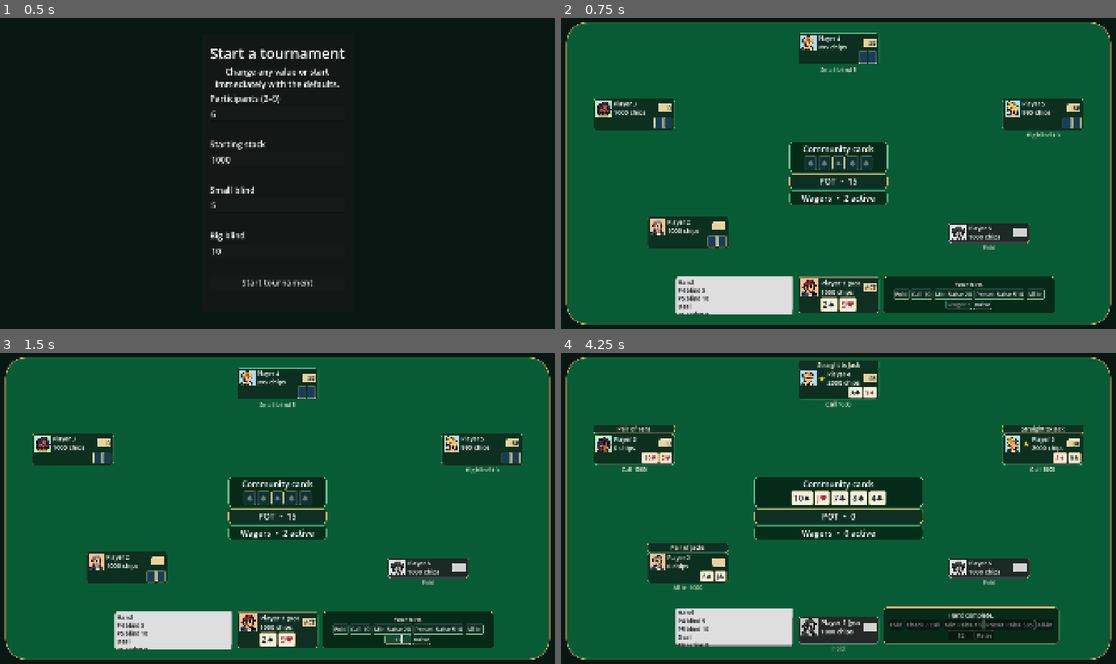
Above: before the commit, frames 1-4 (two rows, left to right).
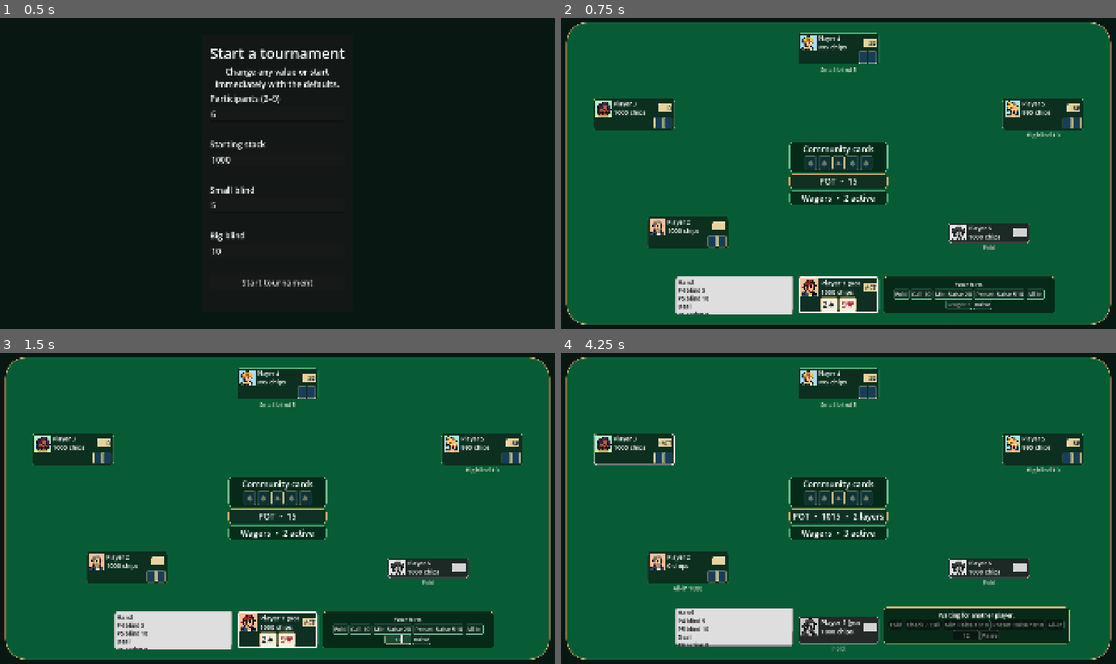
Above: after the commit, the same moments.

Repository: rofferdal/pokahdot
Game: Godot game, scene res://scenes/main.tscn
Same seed, same stepped clock (60 frames per second), same inputs: the game is played once before the commit and once after it.
Inputs (mouse positions are in pixels of both pictures, inside the frame that each line leads up to):
- Up to frame 1 (0.5 s): no input
- Up to frame 2 (0.75 s): click "Start tournament" at 0.5 s
- Up to frame 3 (1.5 s): click (399, 639) at 1.27 s; type "12" at 1.35 s
- Up to frame 4 (4.25 s): click "Fold" at 2 s; tap Enter at 2.75 s; move the mouse to (960, 492) at 2.77 s; hold Shift 2.78-3.5 s; click (960, 492) at 2.92 s; tap Space at 3.5 s; drag from (727, 524) to (810, 570) at 3.52 s

Frame 1 is identical in both runs. In frame 2, 0.2% of the frame differs, in the area x 42-58%, y 83-95%; in frame 3, 0.2%; in frame 4, 8.1%, in the area x 5-95%, y 2-94%.

Commit message:
Adding visible action progression in the game

Diff:
--- /dev/null
+++ b/resources/gui_action_timing_config.tres
@@ -0,0 +1,7 @@
+[gd_resource type="Resource" script_class="GuiActionTimingConfig" load_steps=2 format=3]
+
+[ext_resource type="Script" path="res://scripts/gui/gui_action_timing_config.gd" id="1_timing"]
+
+[resource]
+script = ExtResource("1_timing")
+default_pause_seconds = 2.0
--- a/scenes/poker_table.tscn
+++ b/scenes/poker_table.tscn
@@ -1,7 +1,8 @@
-[gd_scene load_steps=3 format=3]
+[gd_scene load_steps=4 format=3]
 
 [ext_resource type="Script" path="res://scripts/gui/poker_table_controller.gd" id="1_controller"]
 [ext_resource type="Theme" path="res://resources/gui_theme.tres" id="2_theme"]
+[ext_resource type="Resource" path="res://resources/gui_action_timing_config.tres" id="3_timing"]
 
 [node name="PokerTable" type="Control"]
 layout_mode = 3
@@ -12,6 +13,7 @@
 grow_vertical = 2
 theme = ExtResource("2_theme")
 script = ExtResource("1_controller")
+action_timing_config = ExtResource("3_timing")
 
 [node name="TableMargin" type="MarginContainer" parent="."]
 layout_mode = 1
--- a/scripts/core/hand_controller.gd
+++ b/scripts/core/hand_controller.gd
@@ -66,7 +66,7 @@
 	hand_number = current_hand_number
 
 
-func start() -> StepResult:
+func start(max_transitions: int = 32) -> StepResult:
 	if state != State.NOT_STARTED:
 		return StepResult.new(StepResult.Status.ERROR, "The hand has already started.")
 	if _table.button_seat == Table.NO_SEAT:
@@ -89,7 +89,35 @@
 	_deal_hole_cards()
 	_betting = BettingRound.new(_table, _table.first_to_act_preflop(), _largest_round_bet())
 	state = State.PREFLOP
-	return advance_until_blocked()
+	return advance_until_blocked(max_transitions)
+
+
+func advance_one_action() -> StepResult:
+	if state == State.COMPLETE:
+		return StepResult.new(StepResult.Status.HAND_COMPLETED)
+	if not _is_betting_state():
+		return StepResult.new(StepResult.Status.ERROR, "The hand is not active.")
+	for _transition: int in range(32):
+		if _betting.is_complete():
+			var transition_result: StepResult = _advance_after_betting_round()
+			if transition_result != null:
+				return transition_result
+			continue
+		return _advance_current_action()
+	return StepResult.new(
+		StepResult.Status.ERROR, "The hand exceeded its automatic transition limit."
+	)
+
+
+func _advance_current_action() -> StepResult:
+	var player: Player = _table.get_player(_betting.acting_seat)
+	var agent := player.agent as Agent
+	if agent == null:
+		return StepResult.new(StepResult.Status.ERROR, "The acting player has no agent.")
+	if agent is HumanAgent:
+		return StepResult.new(StepResult.Status.WAITING_FOR_HUMAN)
+	_apply_with_fallback(player.seat, agent.choose_action(get_view_for(player.seat)))
+	return StepResult.new(StepResult.Status.YIELDED)
 
 
 func advance_until_blocked(max_transitions: int = 32) -> StepResult:
@@ -116,6 +144,13 @@
 
 
 func submit_human_action(action: PlayerAction) -> StepResult:
+	var result: StepResult = submit_human_action_without_advance(action)
+	if result.status != StepResult.Status.YIELDED:
+		return result
+	return advance_until_blocked()
+
+
+func submit_human_action_without_advance(action: PlayerAction) -> StepResult:
 	if not _is_betting_state():
 		return StepResult.new(StepResult.Status.ERROR, "The hand is not accepting actions.")
 	var player: Player = _table.get_player(_betting.acting_seat)
@@ -126,7 +161,7 @@
 		_events.append(DomainEvent.new(DomainEvent.Kind.ACTION_REJECTED, player.seat))
 		return StepResult.new(StepResult.Status.WAITING_FOR_HUMAN, result.message)
 	_record_action(player.seat, action, result.chips_committed)
-	return advance_until_blocked()
+	return StepResult.new(StepResult.Status.YIELDED)
 
 
 func get_view_for(seat: int) -> GameView:
--- a/scripts/core/tournament_match.gd
+++ b/scripts/core/tournament_match.gd
@@ -29,7 +29,7 @@
 		_streams = RngStreamFactory.new().create(config)
 
 
-func start() -> StepResult:
+func start(max_transitions: int = 32) -> StepResult:
 	if not _configuration_error.is_empty():
 		return StepResult.new(StepResult.Status.ERROR, _configuration_error)
 	if state != State.NOT_STARTED:
@@ -53,7 +53,7 @@
 		)
 	_table = Table.new(players, _config.small_blind, _config.big_blind)
 	state = State.RUNNING
-	return _start_next_hand()
+	return _start_next_hand(max_transitions)
 
 
 func advance_until_blocked(max_transitions: int = 32) -> StepResult:
@@ -68,6 +68,20 @@
 	if state != State.RUNNING:
 		return StepResult.new(StepResult.Status.ERROR, "The tournament is not running.")
 	return _handle_hand_result(_hand.submit_human_action(action))
+
+
+func submit_human_action_without_advance(action: PlayerAction) -> StepResult:
+	if state != State.RUNNING:
+		return StepResult.new(StepResult.Status.ERROR, "The tournament is not running.")
+	return _handle_hand_result(_hand.submit_human_action_without_advance(action))
+
+
+func advance_one_action() -> StepResult:
+	if state != State.RUNNING:
+		return StepResult.new(StepResult.Status.ERROR, "The tournament is not running.")
+	if _awaiting_next_hand:
+		return _start_next_hand(1)
+	return _handle_hand_result(_hand.advance_one_action())
 
 
 func request_quit() -> StepResult:
@@ -128,7 +142,7 @@
 	return StepResult.new(StepResult.Status.HAND_COMPLETED)
 
 
-func _start_next_hand() -> StepResult:
+func _start_next_hand(max_transitions: int = 32) -> StepResult:
 	if _hand != null:
 		_table.advance_button()
 	_awaiting_next_hand = false
@@ -143,7 +157,7 @@
 			hand_number,
 		)
 	)
-	return _handle_hand_result(_hand.start())
+	return _handle_hand_result(_hand.start(max_transitions))
 
 
 func _mark_eliminated_players() -> void:
--- /dev/null
+++ b/scripts/gui/gui_action_pacer.gd
@@ -0,0 +1,45 @@
+class_name GuiActionPacer
+extends RefCounted
+
+## Schedules presentation-only pauses without blocking the scene tree.
+
+var _scene_tree: SceneTree
+var _timing_config: Resource
+var _request_id: int = 0
+var _is_waiting: bool = false
+
+
+func configure(scene_tree: SceneTree, timing_config: Resource) -> void:
+	_scene_tree = scene_tree
+	_timing_config = timing_config
+
+
+func schedule_after_action(actor_seat: int, advance_callback: Callable) -> void:
+	_request_id += 1
+	var request_id: int = _request_id
+	var pause_seconds: float = _pause_seconds_for(actor_seat)
+	if pause_seconds <= 0.0:
+		advance_callback.call()
+		return
+	_is_waiting = true
+	_wait_then_advance(request_id, pause_seconds, advance_callback)
+
+
+func cancel() -> void:
+	_request_id += 1
+	_is_waiting = false
+
+
+func is_waiting() -> bool:
+	return _is_waiting
+
+
+func _pause_seconds_for(actor_seat: int) -> float:
+	return 2.0 if _timing_config == null else _timing_config.pause_for_seat(actor_seat)
+
+
+func _wait_then_advance(request_id: int, pause_seconds: float, advance_callback: Callable) -> void:
+	await _scene_tree.create_timer(pause_seconds).timeout
+	if request_id == _request_id:
+		_is_waiting = false
+		advance_callback.call()
--- /dev/null
+++ b/scripts/gui/gui_action_timing_config.gd
@@ -0,0 +1,12 @@
+class_name GuiActionTimingConfig
+extends Resource
+
+## Presentation-only pacing after a rendered player action.
+
+@export_range(0.0, 10.0, 0.1, "suffix:s") var default_pause_seconds: float = 2.0
+@export var pause_seconds_by_seat: Dictionary[int, float] = {}
+
+
+func pause_for_seat(seat: int) -> float:
+	var configured_pause: float = pause_seconds_by_seat.get(seat, default_pause_seconds)
+	return maxf(0.0, configured_pause)
--- a/scripts/gui/gui_startup_config_adapter.gd
+++ b/scripts/gui/gui_startup_config_adapter.gd
@@ -69,7 +69,7 @@
 
 	resolved_config = resolution.get_config()
 	match_instance = _match_factory.create(resolved_config)
-	start_result = match_instance.start()
+	start_result = match_instance.start(1)
 	if start_result.status == StepResult.Status.ERROR:
 		field_errors[&"form"] = start_result.message
 		match_instance = null
--- a/scripts/gui/poker_table_controller.gd
+++ b/scripts/gui/poker_table_controller.gd
@@ -1,18 +1,29 @@
 class_name PokerTableController
 extends Control
 const FoldedSeatStyleScript := preload("res://scripts/gui/folded_seat_style.gd")
+const GuiActionPacerScript := preload("res://scripts/gui/gui_action_pacer.gd")
 const ShowdownHandFormatterScript := preload("res://scripts/gui/showdown_hand_formatter.gd")
+const TableSeatLayoutScript := preload("res://scripts/gui/table_seat_layout.gd")
+const TournamentStatusFormatterScript := preload("res://scripts/gui/tournament_status_formatter.gd")
 const OPPONENT_AVATAR_SIZE := Vector2(56, 56)
 const HERO_AVATAR_SIZE := Vector2(64, 64)
 const OPPONENT_CARD_SIZE := Vector2(30, 38)
 const GUI_MINIMUM_FONT_SIZE: int = 20
 const OPPONENT_CHIP_FONT_SIZE: int = 22
 const MAIN_POT_WINNER_STAR_COLOR := Color("ffd429")
+const NORMAL_SEAT_FRAME_WIDTH: int = 1
+const HERO_SEAT_FRAME_WIDTH: int = 2
+const ACTING_SEAT_FRAME_COLOR := Color.WHITE
+
+@export var action_timing_config: Resource
 
 var board_card_count: int = 0
 var wager_amounts: Dictionary[int, int] = {}
 var displayed_pot_amount: int = 0
 var displayed_hero_cards: Array[CardData] = []
+var _card_rank_text := PackedStringArray(
+	["", "", "2", "3", "4", "5", "6", "7", "8", "9", "10", "J", "Q", "K", "A"]
+)
 var _bound_view: GameView
 var _match: TournamentMatch
 var _recipient_seat: int = Table.NO_SEAT
@@ -22,6 +33,7 @@
 var _seat_showdown_widgets: Dictionary[int, Label] = {}
 var _layout_queued: bool = false
 var _event_texts: Array[String] = []
+var _action_pacer = GuiActionPacerScript.new()
 
 @onready var _felt: Panel = $TableMargin/Felt
 @onready var _surface: Control = $TableMargin/Felt/TableSurface
@@ -47,6 +59,7 @@
 
 
 func _ready() -> void:
+	_action_pacer.configure(get_tree(), action_timing_config)
 	resized.connect(_queue_layout)
 	_surface.resized.connect(_queue_layout)
 	visibility_changed.connect(_queue_layout)
@@ -77,6 +90,12 @@
 	_refresh_visuals()
 
 
+func set_action_timing_config(timing_config: Resource) -> void:
+	action_timing_config = timing_config
+	if is_node_ready():
+		_action_pacer.configure(get_tree(), action_timing_config)
+
+
 func bind_match(
 	match: TournamentMatch,
 	recipient_seat: int,
@@ -89,6 +108,7 @@
 	_recipient_seat = recipient_seat
 	_avatar_assignments = avatar_assignments.duplicate()
 	refresh_from_match()
+	_schedule_after_latest_action()
 
 
 func refresh_from_match() -> void:
@@ -129,6 +149,10 @@
 
 func get_event_texts() -> Array[String]:
 	return _event_texts.duplicate()
+
+
+func is_action_advance_pending() -> bool:
+	return _action_pacer.is_waiting()
 
 
 func submit_wager_total(total: int) -> void:
@@ -318,8 +342,17 @@
 	panel.name = "Seat%d" % player_view.seat
 	panel.mouse_filter = Control.MOUSE_FILTER_IGNORE
 	panel.clip_contents = true
-	panel.add_theme_stylebox_override(
-		"panel", _style_box(Color("0d271bd9"), Color("5dbf86"), 1, 10)
+	(
+		panel
+		. add_theme_stylebox_override(
+			"panel",
+			_seat_frame_style(
+				player_view,
+				Color("0d271bd9"),
+				Color("5dbf86"),
+				NORMAL_SEAT_FRAME_WIDTH,
+			),
+		)
 	)
 	var content := VBoxContainer.new()
 	content.name = "Content"
@@ -358,8 +391,17 @@
 	panel.name = "Seat%d" % player_view.seat
 	panel.mouse_filter = Control.MOUSE_FILTER_IGNORE
 	panel.clip_contents = true
-	panel.add_theme_stylebox_override(
-		"panel", _style_box(Color("102d21f2"), Color("e7d39b"), 2, 10)
+	(
+		panel
+		. add_theme_stylebox_override(
+			"panel",
+			_seat_frame_style(
+				player_view,
+				Color("102d21f2"),
+				Color("e7d39b"),
+				HERO_SEAT_FRAME_WIDTH,
+			),
+		)
 	)
 	var content := VBoxContainer.new()
 	content.name = "Content"
@@ -408,6 +450,18 @@
 	return panel
 
 
+func _seat_frame_style(
+	player_view: PlayerView,
+	background_color: Color,
+	normal_border_color: Color,
+	normal_border_width: int,
+) -> StyleBoxFlat:
+	var is_acting: bool = player_view.seat == _bound_view.acting_seat
+	var border_color: Color = ACTING_SEAT_FRAME_COLOR if is_acting else normal_border_color
+	var border_width: int = normal_border_width * 3 if is_acting else normal_border_width
+	return _style_box(background_color, border_color, border_width, 10)
+
+
 func _create_marker_label(player_view: PlayerView) -> Label:
 	var marker := Label.new()
 	marker.name = "Marker"
@@ -478,7 +532,7 @@
 	var cards := HBoxContainer.new()
 	cards.name = "HoleCards"
 	cards.add_theme_constant_override("separation", 3)
-	if player_view.folded:
+	if player_view.folded or player_view.busted:
 		return cards
 	var revealed_cards: Array = _bound_view.revealed_hole_cards.get(player_view.seat, [])
 	if revealed_cards.size() == 2:
@@ -557,10 +611,9 @@
 
 
 func _seat_title(player_view: PlayerView) -> String:
-	var title: String = player_view.display_name
-	if player_view.is_human:
-		title += " (you)"
-	return title
+	var human_suffix: String = " (you)" if player_view.is_human else ""
+	var elimination_suffix: String = " (eliminated)" if player_view.busted else ""
+	return "%s%s%s" % [player_view.display_name, human_suffix, elimination_suffix]
 
 
 func _seat_marker_text(player_view: PlayerView) -> String:
@@ -608,26 +661,14 @@
 
 
 func _pot_layer_text() -> String:
-	var pots: Array[PotLayer] = _bound_view.pots
-	if pots.size() <= 1:
-		return ""
-	return "  •  %d layers" % pots.size()
+	return "" if _bound_view.pots.size() <= 1 else "  •  %d layers" % _bound_view.pots.size()
 
 
 func _card_text(card: CardData) -> String:
 	if card == null:
 		return "?"
-	var rank_text: String = str(card.rank)
-	if card.rank == 14:
-		rank_text = "A"
-	elif card.rank == 13:
-		rank_text = "K"
-	elif card.rank == 12:
-		rank_text = "Q"
-	elif card.rank == 11:
-		rank_text = "J"
 	var suit_text: String = ["♣", "♦", "♥", "♠"][card.suit]
-	return "%s%s" % [rank_text, suit_text]
+	return "%s%s" % [_card_rank_text[card.rank], suit_text]
 
 
 func _card_face_color(card: CardData) -> Color:
@@ -677,7 +718,9 @@
 	_half_wager_button.text = "Preset %s %d" % [wager_name, _preset_wager_total()]
 	_wager_button.text = wager_name
 	_all_in_button.text = "All-in"
-	if is_human_turn:
+	if _bound_view.tournament_status == &"finished":
+		_action_status.text = TournamentStatusFormatterScript.format(_bound_view)
+	elif is_human_turn:
 		_action_status.text = "Your turn."
 	elif _bound_view.hand_complete:
 		_action_status.text = "Hand complete."
@@ -727,9 +770,37 @@
 	if _match == null:
 		push_error("PokerTableController cannot submit without a TournamentMatch.")
 		return
-	var result: StepResult = _match.submit_human_action(action)
+	var result: StepResult = _match.submit_human_action_without_advance(action)
 	refresh_from_match()
 	if not result.message.is_empty():
+		_action_status.text = result.message
+	if result.status == StepResult.Status.YIELDED:
+		_schedule_after_latest_action()
+
+
+func _schedule_after_latest_action() -> void:
+	if _match == null:
+		return
+	var events: Array[DomainEvent] = _match.get_events()
+	if events.is_empty() or events[-1].kind != DomainEvent.Kind.ACTION_APPLIED:
+		return
+	_schedule_next_action(events[-1].seat)
+
+
+func _schedule_next_action(actor_seat: int) -> void:
+	_action_pacer.schedule_after_action(actor_seat, _advance_after_action_pause)
+
+
+func _advance_after_action_pause() -> void:
+	if _match == null:
+		return
+	var result: StepResult = _match.advance_one_action()
+	refresh_from_match()
+	if result.status == StepResult.Status.YIELDED:
+		_schedule_after_latest_action()
+	elif result.status == StepResult.Status.HAND_COMPLETED:
+		call_deferred("_advance_after_action_pause")
+	elif result.status == StepResult.Status.ERROR:
 		_action_status.text = result.message
 
 
@@ -913,76 +984,7 @@
 ) -> Vector2:
 	if is_hero:
 		return Vector2(0.5, 0.91)
-	return _symmetric_seat_positions(seat_count)[visual_slot]
-
-
-func _symmetric_seat_positions(seat_count: int) -> Array[Vector2]:
-	var positions: Array[Vector2] = []
-	match seat_count:
-		2:
-			positions = [Vector2(0.5, 0.08), Vector2(0.5, 0.91)]
-		3:
-			positions = [Vector2(0.85, 0.32), Vector2(0.5, 0.91), Vector2(0.15, 0.32)]
-		4:
-			positions = [
-				Vector2(0.5, 0.06),
-				Vector2(0.88, 0.36),
-				Vector2(0.5, 0.91),
-				Vector2(0.12, 0.36),
-			]
-		5:
-			positions = [
-				Vector2(0.72, 0.12),
-				Vector2(0.86, 0.55),
-				Vector2(0.5, 0.91),
-				Vector2(0.14, 0.55),
-				Vector2(0.28, 0.12),
-			]
-		6:
-			positions = [
-				Vector2(0.5, 0.08),
-				Vector2(0.88, 0.30),
-				Vector2(0.78, 0.70),
-				Vector2(0.5, 0.91),
-				Vector2(0.22, 0.70),
-				Vector2(0.12, 0.30),
-			]
-		7:
-			positions = [
-				Vector2(0.70, 0.06),
-				Vector2(0.88, 0.40),
-				Vector2(0.78, 0.72),
-				Vector2(0.5, 0.91),
-				Vector2(0.22, 0.72),
-				Vector2(0.12, 0.40),
-				Vector2(0.30, 0.06),
-			]
-		8:
-			positions = [
-				Vector2(0.5, 0.05),
-				Vector2(0.82, 0.19),
-				Vector2(0.90, 0.48),
-				Vector2(0.74, 0.75),
-				Vector2(0.5, 0.91),
-				Vector2(0.26, 0.75),
-				Vector2(0.10, 0.48),
-				Vector2(0.18, 0.19),
-			]
-		9:
-			positions = [
-				Vector2(0.80, 0.05),
-				Vector2(0.90, 0.30),
-				Vector2(0.90, 0.52),
-				Vector2(0.75, 0.75),
-				Vector2(0.5, 0.91),
-				Vector2(0.25, 0.75),
-				Vector2(0.10, 0.52),
-				Vector2(0.10, 0.30),
-				Vector2(0.20, 0.05),
-			]
-		_:
-			push_error("PokerTableController does not support %d seats." % seat_count)
-	return positions
+	return TableSeatLayoutScript.symmetric_positions(seat_count)[visual_slot]
 
 
 func _queue_layout() -> void:
--- /dev/null
+++ b/scripts/gui/table_seat_layout.gd
@@ -0,0 +1,70 @@
+class_name TableSeatLayout
+extends RefCounted
+
+## Owns the presentation-only normalized placements for supported table sizes.
+
+
+static func symmetric_positions(seat_count: int) -> Array[Vector2]:
+	var positions: Array[Vector2] = []
+	match seat_count:
+		2:
+			positions = [Vector2(0.5, 0.08), Vector2(0.5, 0.91)]
+		3:
+			positions = [Vector2(0.85, 0.32), Vector2(0.5, 0.91), Vector2(0.15, 0.32)]
+		4:
+			positions = [
+				Vector2(0.5, 0.06), Vector2(0.88, 0.36), Vector2(0.5, 0.91), Vector2(0.12, 0.36)
+			]
+		5:
+			positions = [
+				Vector2(0.72, 0.12),
+				Vector2(0.86, 0.55),
+				Vector2(0.5, 0.91),
+				Vector2(0.14, 0.55),
+				Vector2(0.28, 0.12)
+			]
+		6:
+			positions = [
+				Vector2(0.5, 0.08),
+				Vector2(0.88, 0.30),
+				Vector2(0.78, 0.70),
+				Vector2(0.5, 0.91),
+				Vector2(0.22, 0.70),
+				Vector2(0.12, 0.30)
+			]
+		7:
+			positions = [
+				Vector2(0.70, 0.06),
+				Vector2(0.88, 0.40),
+				Vector2(0.78, 0.72),
+				Vector2(0.5, 0.91),
+				Vector2(0.22, 0.72),
+				Vector2(0.12, 0.40),
+				Vector2(0.30, 0.06)
+			]
+		8:
+			positions = [
+				Vector2(0.5, 0.05),
+				Vector2(0.82, 0.19),
+				Vector2(0.90, 0.48),
+				Vector2(0.74, 0.75),
+				Vector2(0.5, 0.91),
+				Vector2(0.26, 0.75),
+				Vector2(0.10, 0.48),
+				Vector2(0.18, 0.19)
+			]
+		9:
+			positions = [
+				Vector2(0.80, 0.05),
+				Vector2(0.90, 0.30),
+				Vector2(0.90, 0.52),
+				Vector2(0.75, 0.75),
+				Vector2(0.5, 0.91),
+				Vector2(0.25, 0.75),
+				Vector2(0.10, 0.52),
+				Vector2(0.10, 0.30),
+				Vector2(0.20, 0.05)
+			]
+		_:
+			push_error("TableSeatLayout does not support %d seats." % seat_count)
+	return positions
--- /dev/null
+++ b/scripts/gui/tournament_status_formatter.gd
@@ -0,0 +1,16 @@
+class_name GuiTournamentStatusFormatter
+extends RefCounted
+
+## Converts recipient-safe tournament state into presentation-only status text.
+
+
+static func format(view) -> String:
+	if view.tournament_status != &"finished":
+		return ""
+	if view.end_reason == &"player_quit":
+		return "Tournament ended: player quit."
+	if view.end_reason == &"winner":
+		for player_view: PlayerView in view.seats:
+			if player_view.seat == view.tournament_winner_seat:
+				return "%s wins the tournament!" % player_view.display_name
+	return "Tournament finished."
--- a/tests/unit/test_gui_table_actions.gd
+++ b/tests/unit/test_gui_table_actions.gd
@@ -1,12 +1,31 @@
 extends "res://tests/support/poker_gut_test.gd"
 
 const PokerTableScene := preload("res://scenes/poker_table.tscn")
+const GuiActionTimingConfigScript := preload("res://scripts/gui/gui_action_timing_config.gd")
+
+
+func test_acting_seat_uses_a_white_frame_three_times_thicker_than_ordinary_seats() -> void:
+	var table = PokerTableScene.instantiate()
+	add_child_autofree(table)
+	var view := _action_view(3)
+	view.acting_seat = 1
+	table.bind_view(view, _empty_assignments())
+
+	var acting_panel: PanelContainer = table.get_node("TableMargin/Felt/TableSurface/Seats/Seat1")
+	var ordinary_panel: PanelContainer = table.get_node("TableMargin/Felt/TableSurface/Seats/Seat2")
+	var acting_style: StyleBoxFlat = acting_panel.get_theme_stylebox("panel")
+	var ordinary_style: StyleBoxFlat = ordinary_panel.get_theme_stylebox("panel")
+
+	assert_eq(acting_style.border_color, Color.WHITE)
+	assert_eq(acting_style.border_width_left, ordinary_style.border_width_left * 3)
+	assert_eq(ordinary_style.border_color, Color("5dbf86"))
 
 
 func test_action_controls_follow_recipient_legal_actions_and_submit_wagers() -> void:
 	var match_instance := _waiting_match([PlayerAction.call_action()])
 	var table = PokerTableScene.instantiate()
 	add_child_autofree(table)
+	_disable_action_pacing(table)
 	table.bind_match(match_instance, 0, _empty_assignments())
 
 	var view: GameView = match_instance.get_view_for(0)
@@ -28,10 +47,61 @@
 	assert_true(table.get_event_texts().any(func(text: String) -> bool: return "action" in text))
 
 
+func test_gui_renders_an_action_before_its_configured_nonblocking_pause_advances_a_bot() -> void:
+	var match_instance := _waiting_match([PlayerAction.call_action()])
+	var table: PokerTableController = PokerTableScene.instantiate() as PokerTableController
+	add_child_autofree(table)
+	var timing_config := GuiActionTimingConfigScript.new()
+	timing_config.default_pause_seconds = 0.1
+	table.set_action_timing_config(timing_config)
+	table.bind_match(match_instance, 0, _empty_assignments())
+
+	table.get_node("%CheckCallButton").emit_signal("pressed")
+	assert_true(table.is_action_advance_pending())
+	assert_eq(match_instance.get_events().filter(_is_action_event).size(), 1)
+
+	await get_tree().create_timer(0.15).timeout
+	assert_gte(match_instance.get_events().filter(_is_action_event).size(), 2)
+
+
+func _is_action_event(event: DomainEvent) -> bool:
+	return event.kind == DomainEvent.Kind.ACTION_APPLIED
+
+
+func test_tournament_winner_and_eliminated_seat_are_rendered_from_the_match_view() -> void:
+	var table: PokerTableController = PokerTableScene.instantiate() as PokerTableController
+	add_child_autofree(table)
+	var view := _action_view(2)
+	view.tournament_status = &"finished"
+	view.end_reason = &"winner"
+	view.tournament_winner_seat = 0
+	view._seats[1].busted = true
+	table.bind_view(view, _empty_assignments())
+
+	assert_eq(table.get_node("%ActionStatus").text, "Player 1 wins the tournament!")
+	assert_string_contains(
+		(
+			table
+			. get_node("TableMargin/Felt/TableSurface/Seats/Seat1/Content/Header/Identity/Name")
+			. text
+		),
+		"(eliminated)"
+	)
+	assert_eq(
+		(
+			table
+			. get_node("TableMargin/Felt/TableSurface/Seats/Seat1/Content/Footer/HoleCards")
+			. get_child_count()
+		),
+		0
+	)
+
+
 func test_rejected_free_wager_keeps_human_turn_and_displays_core_error() -> void:
 	var match_instance := _waiting_match([PlayerAction.call_action()])
 	var table = PokerTableScene.instantiate()
 	add_child_autofree(table)
+	_disable_action_pacing(table)
 	table.bind_match(match_instance, 0, _empty_assignments())
 
 	var input: LineEdit = table.get_node("%WagerInput")
@@ -47,6 +117,7 @@
 	var match_instance := _waiting_match([PlayerAction.fold_action()])
 	var table = PokerTableScene.instantiate()
 	add_child_autofree(table)
+	_disable_action_pacing(table)
 	table.bind_match(match_instance, 0, _empty_assignments())
 	table.get_node("%FoldButton").emit_signal("pressed")
 
@@ -71,6 +142,7 @@
 	)
 	var table = PokerTableScene.instantiate()
 	add_child_autofree(table)
+	_disable_action_pacing(table)
 	table.bind_match(match_instance, 0, _empty_assignments())
 
 	table.get_node("%CheckCallButton").emit_signal("pressed")
@@ -320,6 +392,12 @@
 	return match_instance
 
 
+func _disable_action_pacing(table: PokerTableController) -> void:
+	var timing_config := GuiActionTimingConfigScript.new()
+	timing_config.default_pause_seconds = 0.0
+	table.set_action_timing_config(timing_config)
+
+
 func _empty_assignments() -> Dictionary[int, String]:
 	return {}
 
Not shown, changed: README.md
Not shown, changed: docs/ARCHITECTURE.md
Not shown, changed: docs/TASKS.md
